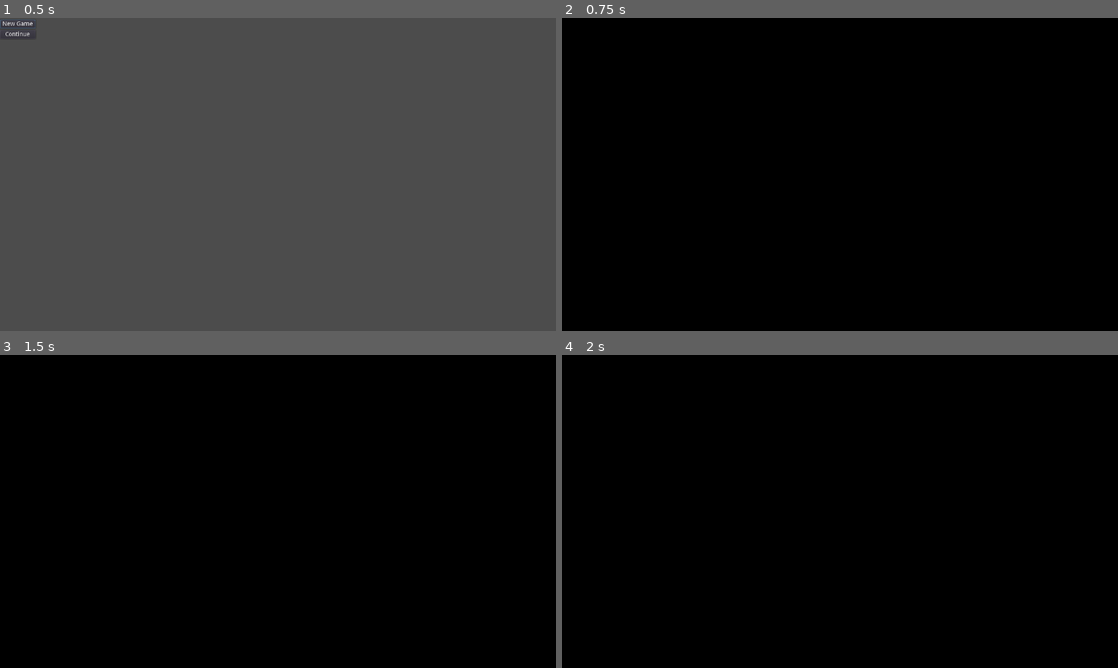
Above: before the commit, frames 1-4 (two rows, left to right).
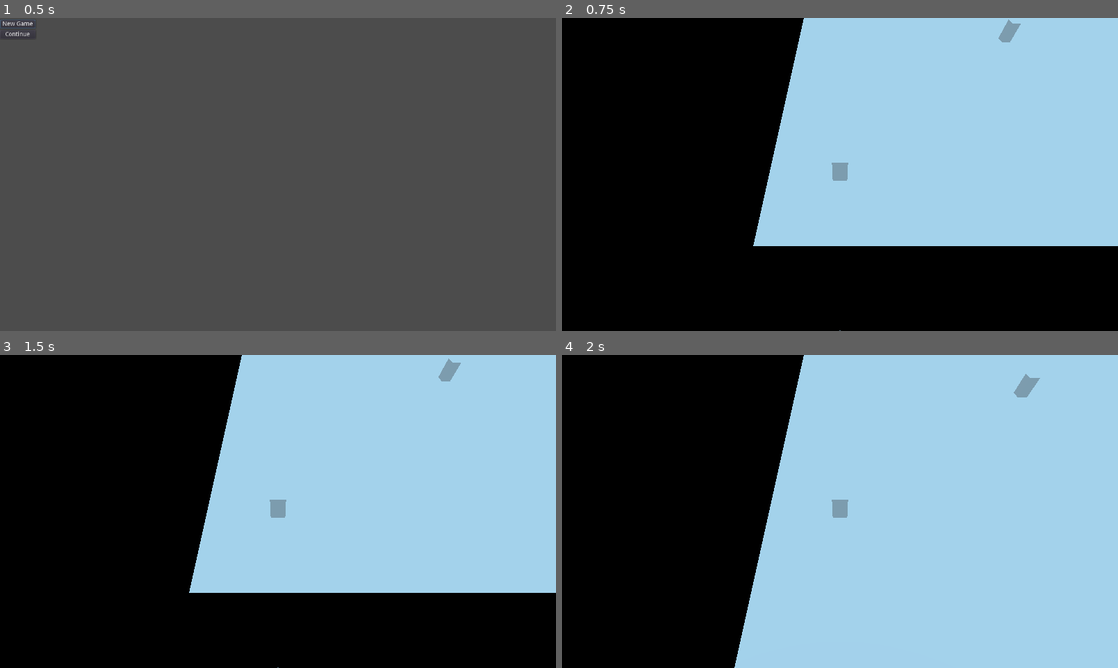
Above: after the commit, the same moments.

Repository: naruaika/electroidesia
Game: Godot game, scene res://gui/screens/splash_screen/SplashScreen.tscn
The game is run twice, just before and just after one commit, with the same random seed, the same clock (stepped at 60 frames per second) and the same inputs.
Inputs:
- Up to frame 1 (0.5 s): no input
- Up to frame 2 (0.75 s): click "New Game" at 0.5 s
- Up to frame 3 (1.5 s): tap Enter (ui_accept) at 1.25, 1.35 s; hold W (movement_forward) from 1.28 s (still down)
- Up to frame 4 (2 s): keep holding W (movement_forward); tap Enter (ui_accept) at 1.52, 1.82 s

Frame 1 is identical in both runs. In frame 2, 45% of the frame differs, in the area x 34-100%, y 0-100%; in frame 3, 47%; in frame 4, 63%, in the area x 31-100%, y 0-100%.

Commit message:
Add simple dialogue system

Diff:
--- a/game/Adventure.gd
+++ b/game/Adventure.gd
@@ -1,11 +1,7 @@
 extends Node
 
-# TODO: handle multiple player character
-export(PackedScene) var player_scene
-export(PackedScene) var map_scene
-
-func _ready():
-	$Player.add_child(player_scene.instance())
+func _ready() -> void:
+	$Player.add_child(load(GameManager.data["player"]).instance())
 	# TODO: handle savable objects in the map
 	reload_map()
 
@@ -15,4 +11,5 @@
 		$Map.remove_child($Map.get_child(0))
 
 	# Add a child
-	$Map.add_child(map_scene.instance())
+	# FIXME: handle big map
+	$Map.add_child(load(GameManager.data["map"]).instance())
--- a/game/Adventure.tscn
+++ b/game/Adventure.tscn
@@ -4,11 +4,14 @@
 [ext_resource path="res://game/hud/HUD.tscn" type="PackedScene" id=2]
 
 [node name="Adventure" type="Node"]
+pause_mode = 2
 script = ExtResource( 1 )
 
 [node name="Map" type="Spatial" parent="."]
+pause_mode = 1
 
 [node name="Player" type="Spatial" parent="."]
+pause_mode = 1
 
 [node name="Camera" type="Camera" parent="Player"]
 transform = Transform( 1, 0, 0, 0, 0.573577, 0.819152, 0, -0.819152, 0.573577, 0, 25.799, 0 )
--- a/game/GameManager.gd
+++ b/game/GameManager.gd
@@ -1,18 +1,40 @@
 extends Node
 
+# Current game data
+var current_scene = null
+var data = {
+	# TODO: handle multiple player character
+	player = "res://game/characters/player/naru/Naru.tscn",
+	map    = "res://game/maps/initial_map/InitialMap.tscn",
+	story  = 1
+}
+var is_telling_story = false
+var _story_path = "game/story/story.dat"
+
+# References
 var opposite_direction = {
 	"North" : "South",
 	"South" : "North",
-	"East" : "West",
-	"West" : "East"
+	"East"  : "West",
+	"West"  : "East"
 }
+var game_story
 
-func go_to_scene(scene_path : String, enter_direction : String):
-	var adventure_node = get_tree().get_root().get_child(1)
+func new_game() -> void:
+	# Start game
+	goto_scene("res://game/Adventure.tscn")
+
+	# Reset player position
+#	var players = get_tree().get_nodes_in_group("player")
+#	for player in players:
+#		player.translation = Vector3(-27, 0, 47)
+
+func go_to_map(scene_path: String, enter_direction: String) -> void:
+	var adventure_node = get_tree().get_root().get_node("Adventure")
 
 	# Change map scene
-	var old_map_scene_path = adventure_node.map_scene.get_path()
-	adventure_node.map_scene = load(scene_path)
+	var previous_scene_path = data["map"]
+	data["map"] = scene_path
 	adventure_node.reload_map()
 
 	# Reset player position
@@ -20,9 +42,62 @@
 	var entrances_node = adventure_node.get_node("Map").get_child(0).get_node("Entrances")
 	var spawn_position
 	for point in entrances_node.get_children():
-		if point.go_to_scene == old_map_scene_path and opposite_direction[point.enter_direction] == enter_direction:
+		if point.go_to_scene == previous_scene_path and opposite_direction[point.enter_direction] == enter_direction:
 			spawn_position = point.get_spawn_position()
 			break
-	# Change player position to spawn_position
-	var player_node = adventure_node.get_node("Player").get_child(1)
-	player_node.global_transform.origin = spawn_position
+	#----- Change player position to spawn_position
+	var players = get_tree().get_nodes_in_group("player")
+	for player in players:
+		player.global_transform.origin = spawn_position
+
+func tell_story():
+	get_tree().get_root().get_node("Adventure/HUD").tell_story(str(data["story"]))
+	data["story"] += 1
+
+func _ready() -> void:
+	# Get current scene
+	var root = get_tree().get_root()
+	current_scene = root.get_child(root.get_child_count() - 1)
+
+	# Load story file
+	var f = File.new()
+	f.open(_story_path, File.READ)
+	game_story = parse_json(f.get_as_text())
+	f.close()
+
+func goto_scene(path) -> void:
+	call_deferred("_deferred_goto_scene", path)
+
+func _deferred_goto_scene(path) -> void:
+	current_scene.free()
+	current_scene = ResourceLoader.load(path).instance()
+	get_tree().get_root().add_child(current_scene)
+	# Optional
+	get_tree().set_current_scene(current_scene)
+
+#var loader
+#var wait_frames
+#var time_max = 100 # msec
+#var current_scene
+#
+#func _ready() -> void:
+#	var root = get_tree().get_root()
+#	current_scene = root.get_child(root.get_child_count() -1)
+#
+#func goto_scene(path) -> void: # game requests to switch to this scene
+#	loader = ResourceLoader.load_interactive(path)
+#	if loader == null: # check for errors
+#		show_error()
+#		return
+#	set_process(true)
+#
+#	current_scene.queue_free() # get rid of the old scene
+#
+#	# start your "loading..." animation
+#	get_node("animation").play("loading")
+#
+#	wait_frames = 1
+
+#func set_new_scene(scene_resource) -> void:
+#    current_scene = scene_resource.instance()
+#    get_node("/root").add_child(current_scene)
--- /dev/null
+++ b/game/characters/Character.gd
@@ -0,0 +1,5 @@
+extends KinematicBody
+
+class_name Character
+
+onready var camera = get_tree().get_root().get_camera()
--- /dev/null
+++ b/game/characters/npc/NPC.tscn
@@ -0,0 +1,21 @@
+[gd_scene load_steps=3 format=2]
+
+[sub_resource type="ConvexPolygonShape" id=1]
+
+points = PoolVector3Array( -1, 1, 1, 1, 1, -1, 1, 1, 1, -1, 1, -1, -1, -1, 1, 1, -1, -1, 1, -1, 1, -1, -1, -1, 1, 1, 1, -1, 1, -1, 1, 1, -1, -1, 1, 1, 1, -1, 1, -1, -1, -1, 1, -1, -1, -1, -1, 1, 1, 1, 1, -1, -1, 1, -1, 1, 1, 1, -1, 1, 1, 1, -1, -1, -1, -1, -1, 1, -1, 1, -1, -1 )
+
+[sub_resource type="CubeMesh" id=2]
+
+
+[node name="NPC" type="KinematicBody" groups=[
+"npc",
+]]
+
+[node name="CollisionShape" type="CollisionShape" parent="."]
+transform = Transform( 1, 0, 0, 0, 2, 0, 0, 0, 1, 0, 2, 0 )
+shape = SubResource( 1 )
+
+[node name="MeshInstance" type="MeshInstance" parent="."]
+transform = Transform( 1, 0, 0, 0, 2, 0, 0, 0, 1, 0, 2, 0 )
+mesh = SubResource( 2 )
+material/0 = null
--- /dev/null
+++ b/game/characters/npc/mathea/Mathea.tscn
@@ -0,0 +1,5 @@
+[gd_scene load_steps=2 format=2]
+
+[ext_resource path="res://game/characters/npc/NPC.tscn" type="PackedScene" id=1]
+
+[node name="Mathea" instance=ExtResource( 1 )]
--- a/game/characters/player/Player.gd
+++ b/game/characters/player/Player.gd
@@ -1,4 +1,4 @@
-extends KinematicBody
+extends Character
 
 const SPEED = 20
 const ACCELERATION = 3
@@ -7,21 +7,19 @@
 
 var velocity = Vector3()
 
-onready var camera = get_node("../Camera")
 #onready var area = $Area
 
 #signal area_entered(information)
 
-func _ready():
+#func _ready() -> void:
 #	area.connect("area_entered", self, "check_area", [true]) # true when enter
 #	area.connect("area_exited", self, "check_area", [false]) # false when exit
 
-	velocity.y = GRAVITATION
+func _physics_process(delta: float) -> void:
+	if !GameManager.is_telling_story:
+		process_movement(delta)
 
-func _physics_process(delta):
-	process_movement(delta)
-
-func process_movement(delta) -> void:
+func process_movement(delta: float) -> void:
 	var direction = Vector3()
 	var camera_xform = camera.get_global_transform()
 
@@ -42,6 +40,8 @@
 
 	direction.y = 0
 	direction = direction.normalized()
+
+	velocity.y = GRAVITATION
 
 	var horizontal_velocity = velocity
 	horizontal_velocity.y = 0
@@ -65,6 +65,7 @@
 		rotation = character_rotation
 
 	# Point camera to player
+	# TODO: make it more flexible
 	camera.translation.x = translation.x
 	camera.translation.z = translation.z + 18
 
--- /dev/null
+++ b/game/characters/player/aleace/Aleace.tscn
@@ -0,0 +1,6 @@
+[gd_scene load_steps=2 format=2]
+
+[ext_resource path="res://game/characters/player/Player.tscn" type="PackedScene" id=1]
+
+[node name="Aleace" index="0" instance=ExtResource( 1 )]
+transform = Transform( 1.02687, 0, 0, 0, 1.02687, 0, 0, 0, 1.02687, 0, 0, 0 )
--- a/game/characters/player/physicus/Physicus.tscn
+++ b/game/characters/player/naru/Naru.tscn
@@ -2,4 +2,4 @@
 
 [ext_resource path="res://game/characters/player/Player.tscn" type="PackedScene" id=1]
 
-[node name="Physicus" instance=ExtResource( 1 )]
+[node name="Naru" index="0" instance=ExtResource( 1 )]
--- /dev/null
+++ b/game/hud/HUD.gd
@@ -0,0 +1,29 @@
+extends Control
+
+var dialogue_index
+var story
+
+func _ready() -> void:
+	set_process_input(false)
+
+func _input(event: InputEvent) -> void:
+	if GameManager.is_telling_story:
+		if event.is_action_released("ui_accept"):
+			dialogue_index += 1
+			if dialogue_index == story.size():
+				$Dialogue.hide()
+				GameManager.is_telling_story = false
+				set_process_input(false)
+			else:
+				$Dialogue/Name.text = story[dialogue_index][1]
+				$Dialogue/Content.text = story[dialogue_index][0]
+
+func tell_story(no: String) -> void:
+	story = GameManager.game_story[no]
+	$Dialogue/Name.text = story[0][1]
+	$Dialogue/Content.text = story[0][0]
+
+	$Dialogue.show()
+	GameManager.is_telling_story = true
+	set_process_input(true)
+	dialogue_index = 1
--- a/game/hud/HUD.tscn
+++ b/game/hud/HUD.tscn
@@ -1,5 +1,37 @@
-[gd_scene format=2]
+[gd_scene load_steps=3 format=2]
+
+[ext_resource path="res://game/hud/HUD.gd" type="Script" id=1]
+
+[sub_resource type="GradientTexture" id=1]
+
 
 [node name="HUD" type="Control"]
 anchor_right = 1.0
 anchor_bottom = 1.0
+script = ExtResource( 1 )
+
+[node name="Dialogue" type="Control" parent="."]
+visible = false
+margin_right = 320.0
+margin_bottom = 90.0
+rect_min_size = Vector2( 320, 90 )
+__meta__ = {
+"_edit_group_": true
+}
+
+[node name="BgImage" type="TextureRect" parent="Dialogue"]
+anchor_right = 1.0
+anchor_bottom = 1.0
+texture = SubResource( 1 )
+expand = true
+
+[node name="Name" type="Label" parent="Dialogue"]
+margin_right = 124.0
+margin_bottom = 14.0
+text = "Name"
+
+[node name="Content" type="Label" parent="Dialogue"]
+margin_top = 30.0
+margin_right = 124.0
+margin_bottom = 44.0
+text = "Dialogue/story Text"
--- a/game/maps/default_environment.tres
+++ b/game/maps/default_environment.tres
@@ -2,8 +2,10 @@
 
 [sub_resource type="ProceduralSky" id=1]
 
+ground_bottom_color = Color( 0, 0, 0, 1 )
 
 [resource]
 
-background_mode = 1
+background_mode = 2
 background_sky = SubResource( 1 )
+background_color = Color( 1, 1, 1, 1 )
--- a/game/maps/initial_map/InitialMap.tscn
+++ b/game/maps/initial_map/InitialMap.tscn
@@ -1,9 +1,17 @@
-[gd_scene load_steps=2 format=2]
+[gd_scene load_steps=4 format=2]
 
 [ext_resource path="res://game/maps/Map.tscn" type="PackedScene" id=1]
+[ext_resource path="res://game/characters/npc/mathea/Mathea.tscn" type="PackedScene" id=2]
+[ext_resource path="res://game/objects/tell_story/TellStory.tscn" type="PackedScene" id=3]
 
 [node name="InitialMap" instance=ExtResource( 1 )]
+transform = Transform( 1, 0, 0, 0, 1, 0, 0, 0, 1, 40, 0, -40 )
 
 [node name="Entrance" parent="Entrances" index="0"]
 transform = Transform( 1, 0, 0, 0, 1, 0, 0, 0, 1, 42, 0, -50 )
 go_to_scene = "res://game/maps/initial_map/InitialMap2.tscn"
+
+[node name="Mathea" parent="NPCs" index="0" instance=ExtResource( 2 )]
+
+[node name="TellStory" parent="NPCs/Mathea" index="2" instance=ExtResource( 3 )]
+story_number = 1
--- a/game/objects/entrance/Entrance.gd
+++ b/game/objects/entrance/Entrance.gd
@@ -4,10 +4,10 @@
 export(bool) var auto_enter = true
 export(String) var go_to_scene = "res://.tscn"
 
-func _on_Area_body_entered(body):
+func _on_Area_body_entered(body: Node) -> void:
 	if body.is_in_group("player"):
 		if auto_enter or Input.is_action_just_pressed("ui_accept"):
-			GameManager.go_to_scene(go_to_scene, enter_direction)
+			GameManager.go_to_map(go_to_scene, enter_direction)
 
 func get_spawn_position() -> Vector3:
 	return $SpawnPoint.global_transform.origin
--- /dev/null
+++ b/game/objects/tell_story/TellStory.gd
@@ -0,0 +1,8 @@
+extends Area
+
+export(int) var story_number
+
+func _on_TellStory_body_entered(body: Node) -> void:
+	if body.is_in_group("player"):
+		if GameManager.data["story"] == story_number:
+			GameManager.tell_story()
--- /dev/null
+++ b/game/objects/tell_story/TellStory.tscn
@@ -0,0 +1,16 @@
+[gd_scene load_steps=3 format=2]
+
+[ext_resource path="res://game/objects/tell_story/TellStory.gd" type="Script" id=1]
+
+[sub_resource type="CylinderShape" id=1]
+
+
+[node name="TellStory" type="Area"]
+transform = Transform( 1, 0, 0, 0, 1, 0, 0, 0, 1, 0, -1, 0 )
+script = ExtResource( 1 )
+
+[node name="CollisionShape" type="CollisionShape" parent="."]
+transform = Transform( 20, 0, 0, 0, 1, 0, 0, 0, 20, 0, 1, 0 )
+shape = SubResource( 1 )
+
+[connection signal="body_entered" from="." to="." method="_on_TellStory_body_entered"]
--- a/game/tutorial/Tutorial.tscn
+++ b/game/tutorial/Tutorial.tscn
@@ -1,9 +1,10 @@
-[gd_scene load_steps=4 format=2]
+[gd_scene load_steps=2 format=2]
 
-[ext_resource path="res://game/Adventure.tscn" type="PackedScene" id=1]
-[ext_resource path="res://game/characters/player/physicus/Physicus.tscn" type="PackedScene" id=2]
-[ext_resource path="res://game/maps/initial_map/InitialMap.tscn" type="PackedScene" id=3]
+[ext_resource path="res://gui/screens/tutorial_screen/movement_tutorial/MovementTutorial.tscn" type="PackedScene" id=1]
 
-[node name="Tutorial" instance=ExtResource( 1 )]
-player_scene = ExtResource( 2 )
-map_scene = ExtResource( 3 )
+[node name="Tutorial" type="Control"]
+anchor_right = 1.0
+anchor_bottom = 1.0
+
+[node name="1" parent="." instance=ExtResource( 1 )]
+script = null
--- /dev/null
+++ b/gui/screens/loading_screen/LoadingScreen.tscn
@@ -0,0 +1,9 @@
+[gd_scene format=2]
+
+[node name="LoadingScreen" type="Control"]
+anchor_right = 1.0
+anchor_bottom = 1.0
+
+[node name="BgImage" type="ColorRect" parent="."]
+anchor_right = 1.0
+anchor_bottom = 1.0
--- a/gui/screens/splash_screen/SplashScreen.gd
+++ b/gui/screens/splash_screen/SplashScreen.gd
@@ -1,5 +1,5 @@
 extends Control
 
-func _ready():
+func _ready() -> void:
 	Input.set_mouse_mode(Input.MOUSE_MODE_CAPTURED)
-	get_tree().change_scene("res://gui/screens/title_screen/TitleScreen.tscn")
+	GameManager.goto_scene("res://gui/screens/title_screen/TitleScreen.tscn")
--- a/gui/screens/title_screen/TitleScreen.gd
+++ b/gui/screens/title_screen/TitleScreen.gd
@@ -1,9 +1,7 @@
 extends Control
 
-func _ready():
+func _ready() -> void:
 	$Menu/Buttons/NewGameButton.grab_focus()
-	for button in $Menu/Buttons.get_children():
-		button.connect("pressed", self, "_on_Button_pressed", [button.go_to_scene])
 
-func _on_Button_pressed(scene_to_load):
-	get_tree().change_scene(scene_to_load)
+func _on_NewGameButton_pressed() -> void:
+	GameManager.new_game()
--- a/gui/screens/title_screen/TitleScreen.tscn
+++ b/gui/screens/title_screen/TitleScreen.tscn
@@ -23,10 +23,11 @@
 [node name="NewGameButton" parent="Menu/Buttons" instance=ExtResource( 2 )]
 margin_right = 82.0
 text = "New Game"
-go_to_scene = "res://game/tutorial/Tutorial.tscn"
 
 [node name="ContinueButton" parent="Menu/Buttons" instance=ExtResource( 2 )]
 margin_top = 24.0
 margin_right = 82.0
 margin_bottom = 44.0
 text = "Continue"
+
+[connection signal="pressed" from="Menu/Buttons/NewGameButton" to="." method="_on_NewGameButton_pressed"]
--- /dev/null
+++ b/gui/screens/tutorial_screen/TutorialScreen.gd
@@ -0,0 +1 @@
+extends Control
--- /dev/null
+++ b/gui/screens/tutorial_screen/TutorialScreen.tscn
@@ -0,0 +1,22 @@
+[gd_scene load_steps=3 format=2]
+
+[ext_resource path="res://gui/screens/tutorial_screen/TutorialScreen.gd" type="Script" id=1]
+
+[sub_resource type="GradientTexture" id=1]
+
+
+[node name="TutorialScreen" type="Control"]
+visible = false
+anchor_right = 1.0
+anchor_bottom = 1.0
+script = ExtResource( 1 )
+
+[node name="BgImage" type="TextureRect" parent="."]
+anchor_right = 1.0
+anchor_bottom = 1.0
+texture = SubResource( 1 )
+expand = true
+
+[node name="Content" type="TextureRect" parent="."]
+anchor_right = 1.0
+anchor_bottom = 1.0
--- /dev/null
+++ b/gui/screens/tutorial_screen/movement_tutorial/MovementTutorial.tscn
@@ -0,0 +1,5 @@
+[gd_scene load_steps=2 format=2]
+
+[ext_resource path="res://gui/screens/tutorial_screen/TutorialScreen.tscn" type="PackedScene" id=1]
+
+[node name="MovementTutorial" instance=ExtResource( 1 )]
--- a/project.godot
+++ b/project.godot
@@ -8,9 +8,14 @@
 
 config_version=4
 
-_global_script_classes=[  ]
+_global_script_classes=[ {
+"base": "KinematicBody",
+"class": "Character",
+"language": "GDScript",
+"path": "res://game/characters/Character.gd"
+} ]
 _global_script_class_icons={
-
+"Character": ""
 }
 
 [application]
Not shown, added: game/story/story.dat
